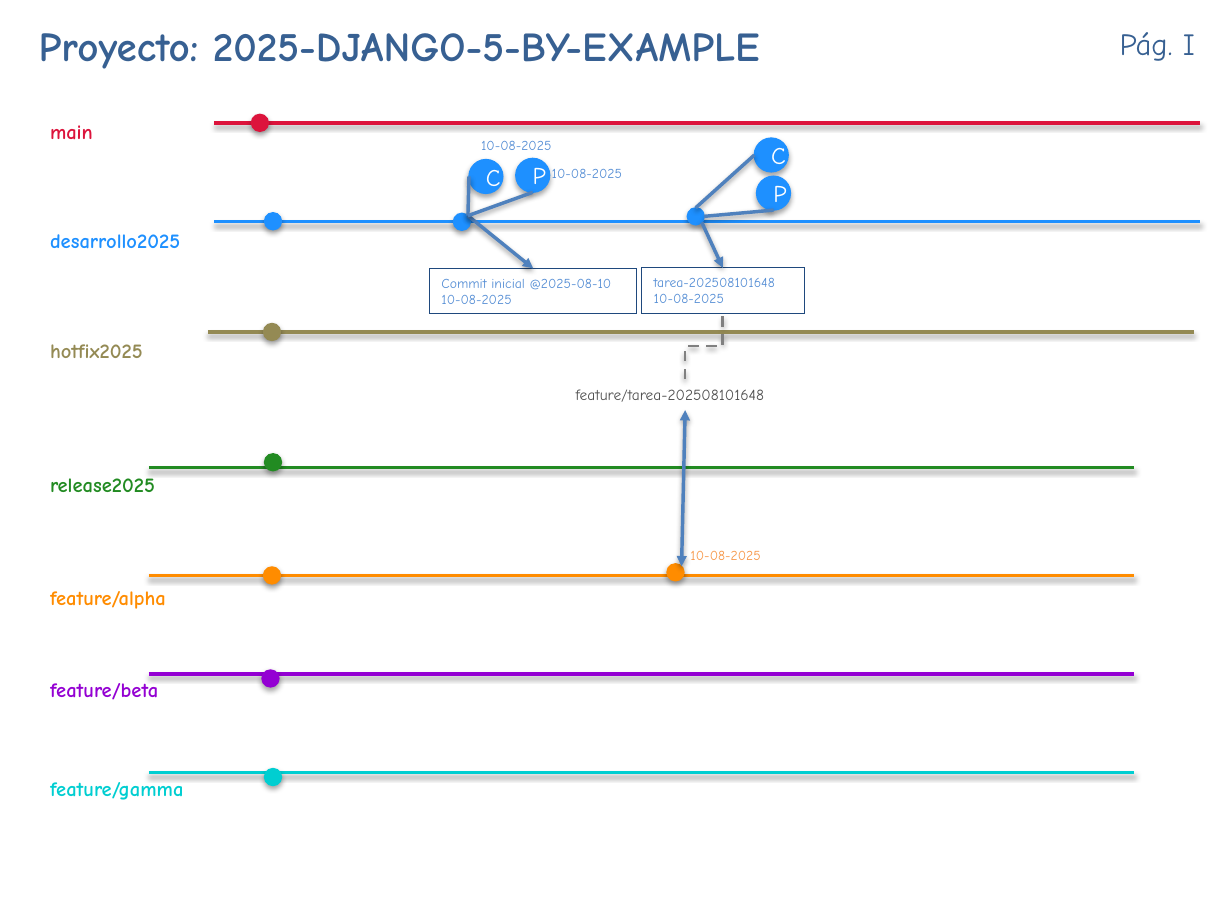
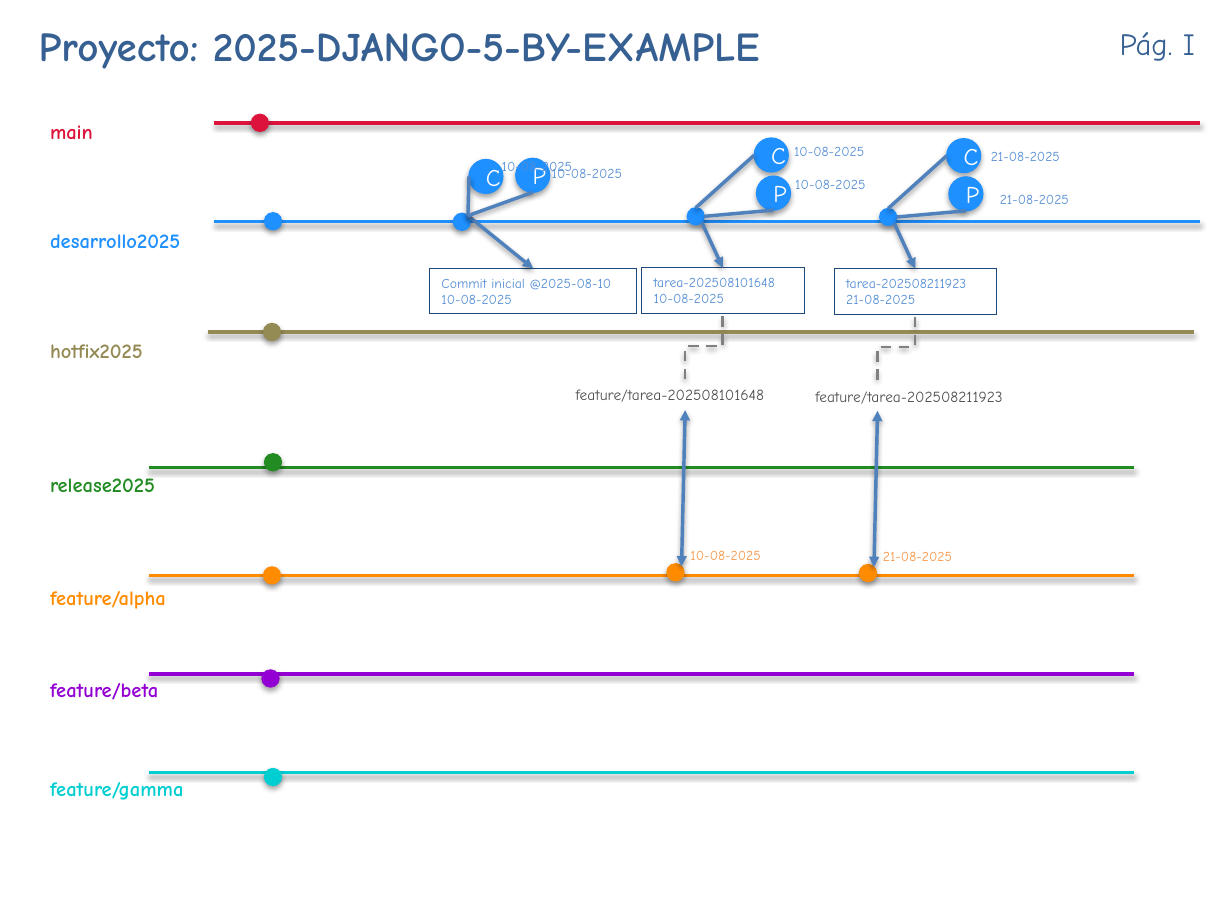
Before and after one commit to vascofornas/2025-DJANGO-5-BY-EXAMPLE, a slide deck: slide 1 of documentacion/2025-DJANGO-5-BY-EXAMPLE_gitflow_2025.pptx. Drawn at 1232x924 pixels with LibreOffice and Linux fonts; fonts in the diff are those of the drawing. Boxes give left, top, right and bottom in pixels: in the first picture for what was removed or moved away, otherwise in the second. Text is boxed around its words. In the diff, an @@ line names an element or a change of style, - is before the commit and + after.

Commit message:
tarea 202508211923

```diff
--- a/documentacion/2025-DJANGO-5-BY-EXAMPLE_gitflow_2025.pptx
+++ b/documentacion/2025-DJANGO-5-BY-EXAMPLE_gitflow_2025.pptx
@@ text added at <box>794,147,864,156</box>, 8 pt, text #558ED5 @@
+10-08-2025
@@ ellipse added at <box>946,139,981,174</box>, fill #1E90FF, outline #1E90FF 0.75 pt, 14 pt, text #FFFFFF @@
+C
@@ text added at <box>502,159,572,176</box>, 8 pt, text #558ED5 @@
+10-08-2025
@@ text "10-08-2025": place and size @@
-text "10-08-2025" at <box>481,141,551,150</box>
+text "10-08-2025" at <box>795,180,865,189</box>
@@ line added from (946, 155) to (888, 208), #4F81BD 2 pt @@
@@ ellipse added at <box>949,177,983,212</box>, fill #1E90FF, outline #1E90FF 0.75 pt, 14 pt, text #FFFFFF @@
+P
@@ text added at <box>991,152,1060,161</box>, 8 pt, text #558ED5 @@
+21-08-2025
@@ ellipse added at <box>880,208,897,225</box>, fill #1E90FF, outline #1E90FF 0.75 pt @@
@@ text added at <box>1000,195,1069,204</box>, 8 pt, text #558ED5 @@
+21-08-2025
@@ arrow added from (894, 223) to (915, 269), #4F81BD 2 pt @@
@@ line added from (966, 211) to (897, 217), #4F81BD 2 pt @@
@@ rectangle added at <box>834,269,997,314</box>, outline #1F497D 0.75 pt, 8 pt, text #558ED5 @@
+tarea-202508211923
+21-08-2025
@@ elbow line added from (877, 379) to (915, 314), #808080 1.5 pt dashed @@
@@ text added at <box>815,391,1002,404</box>, 9 pt, text #505050 @@
+feature/tarea-202508211923
@@ double arrow added from (877, 410) to (873, 567), #4F81BD 2 pt @@
@@ ellipse added at <box>860,564,877,582</box>, fill #FF8C00, outline #FF8C00 0.75 pt @@
@@ text added at <box>883,552,952,561</box>, 8 pt, text #F79646 @@
+21-08-2025
```
Also in this commit, not shown: 30 other files.
